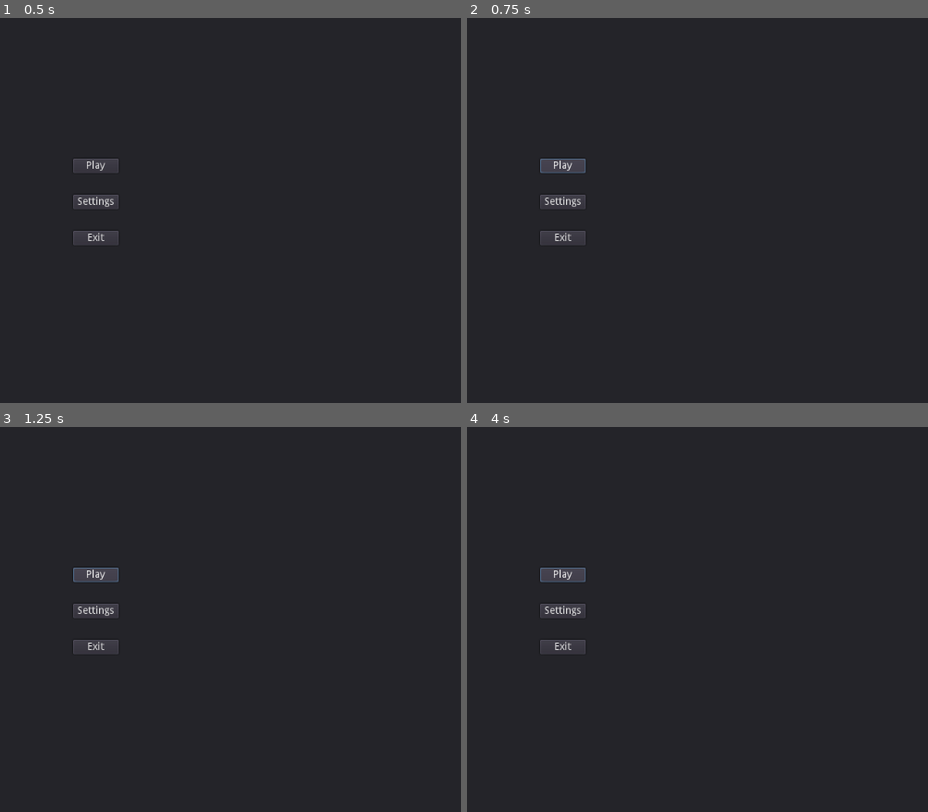
Above: before the commit, frames 1-4 (two rows, left to right).
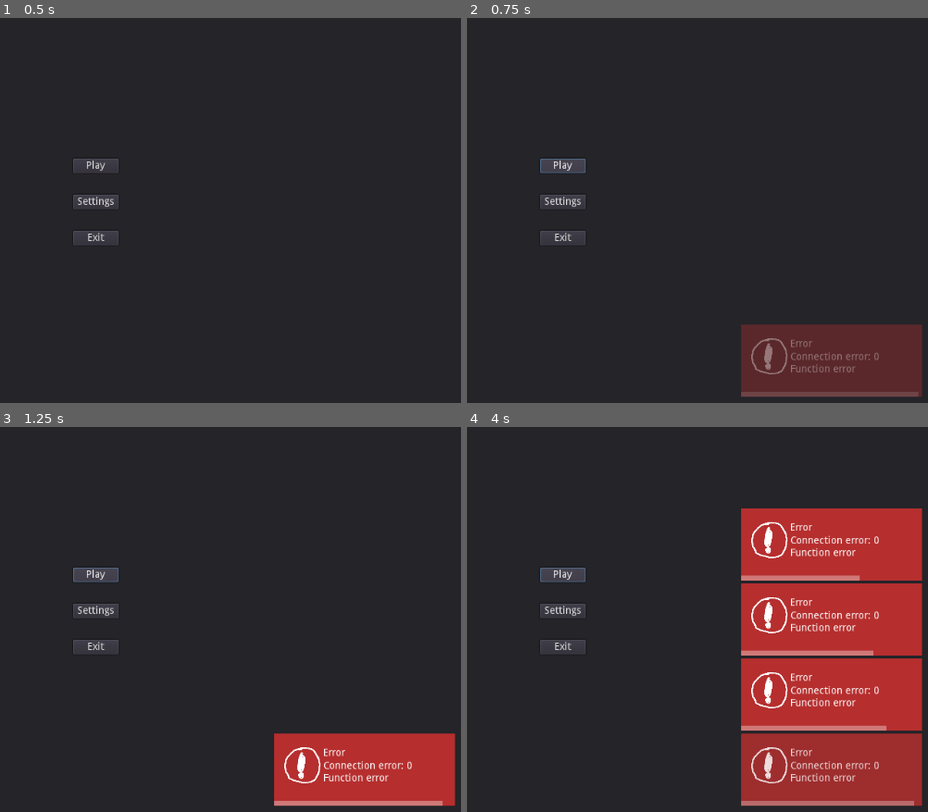
Above: after the commit, the same moments.

Repository: Brzusko/QuickHand
Game: Godot game, scene res://Scenes/Main_Menu.tscn
Same seed, same stepped clock (60 frames per second), same inputs: the game is played once before the commit and once after it. The project has no main scene, so this scene is started directly.
Inputs:
- Up to frame 1 (0.5 s): no input
- Up to frame 2 (0.75 s): click "Play" at 0.5 s
- Up to frame 3 (1.25 s): no input
- Up to frame 4 (4 s): click "Play" at 1.25 s; click "Play" at 2 s; tap Enter at 3.5 s

Frame 1 is identical in both runs. In frame 2, 7.4% of the frame differs, in the area x 59-99%, y 79-99%; in frame 3, 7.5%; in frame 4, 30%, in the area x 59-99%, y 21-99%.

Commit message:
test1

Diff:
--- a/Assets/Scripts/audio.gd
+++ b/Assets/Scripts/audio.gd
@@ -14,6 +14,8 @@
 	AudioServer.set_bus_volume_db(AudioServer.get_bus_index("SFX"), value)
 	SettingsSound.settings["sound"]["sfx_volume"] = value
 	SettingsSound.save_settings()
+	if get_parent().get_node("PopupPanel").visible == true:
+		get_node("AudioStreamPlayer").play()
 	pass # Replace with function body.
 
 func _on_ExitButton_pressed():
--- a/Assets/Scripts/notification.gd
+++ b/Assets/Scripts/notification.gd
@@ -1,7 +1,7 @@
 extends Node
 
 var notification_panel = load("res://Scenes/NotificationPanel.tscn")
-onready var box = get_node("VBoxContainer")
+onready var box = get_node("CanvasLayer/VBoxContainer")
 
 func show_notification(text, duration, notification_type):
 	if box.get_child_count() == 5:
--- a/Autoload/HTTP_Request.gd
+++ b/Autoload/HTTP_Request.gd
@@ -1,6 +1,7 @@
 extends Node2D
 
 var dict = {}
+var error_code
 signal request_complete(is_failed)
 signal function_complete(outputs)
 
@@ -71,10 +72,11 @@
 
 func get_server_list():
 	$HTTPRequest.request("http://52.169.226.95/servers/QuickHand",[],false,HTTPClient.METHOD_GET);
+	#$HTTPRequest.request("http://255.255.255.255/",[],false,HTTPClient.METHOD_GET);
 	if not yield(self, "request_complete"):
 		emit_signal("function_complete", dict.result)
 	else:
-		emit_signal("function_complete")
+		emit_signal("function_complete", error_code)
 
 func _on_HTTPRequest_request_completed(result, response_code, headers, body):
 	if response_code == 200:
@@ -86,7 +88,7 @@
 		#print("Write ",dict.result);
 		emit_signal("request_complete", false)
 	else:
-		print("Connection error: ",response_code)
+		error_code = "Connection error: "+str(response_code)
 		emit_signal("request_complete", true)
 
 func server_ping(ip,port):
--- a/Autoload/NotificationNode.tscn
+++ b/Autoload/NotificationNode.tscn
@@ -10,7 +10,9 @@
 "_edit_use_anchors_": false
 }
 
-[node name="VBoxContainer" type="VBoxContainer" parent="."]
+[node name="CanvasLayer" type="CanvasLayer" parent="."]
+
+[node name="VBoxContainer" type="VBoxContainer" parent="CanvasLayer"]
 margin_left = 757.98
 margin_top = 13.6326
 margin_right = 1007.98
--- a/Scenes/Main_Menu.gd
+++ b/Scenes/Main_Menu.gd
@@ -2,7 +2,8 @@
 
 
 func _on_Play_pressed():
-	#get_tree().change_scene("");
+	var test = load("res://Scenes/test3.tscn").instance()
+	get_node(".").add_child_below_node(get_node("PopupPanel"), test, true)
 	pass
 
 
--- a/Scenes/Main_Menu.tscn
+++ b/Scenes/Main_Menu.tscn
@@ -1,12 +1,14 @@
-[gd_scene load_steps=3 format=2]
+[gd_scene load_steps=4 format=2]
 
 [ext_resource path="res://Scenes/Main_Menu.gd" type="Script" id=1]
 [ext_resource path="res://Scenes/SoundSettings.tscn" type="PackedScene" id=2]
+[ext_resource path="res://Resources/Sounds/musik.wav" type="AudioStream" id=3]
 
 [node name="Main_Menu" type="Node"]
 script = ExtResource( 1 )
 
 [node name="MarginContainer" type="MarginContainer" parent="."]
+show_behind_parent = true
 anchor_right = 1.0
 anchor_bottom = 1.0
 __meta__ = {
@@ -58,7 +60,6 @@
 text = "Exit"
 
 [node name="PopupPanel" parent="." instance=ExtResource( 2 )]
-visible = false
 anchor_left = 0.5
 anchor_top = 0.5
 anchor_right = 0.5
@@ -67,6 +68,11 @@
 margin_top = -200.0
 margin_right = 125.0
 margin_bottom = 200.0
+
+[node name="AudioStreamPlayer" type="AudioStreamPlayer" parent="."]
+stream = ExtResource( 3 )
+autoplay = true
+bus = "Music"
 [connection signal="pressed" from="MarginContainer/VBoxContainer/VBoxContainer2/Play" to="." method="_on_Play_pressed"]
 [connection signal="pressed" from="MarginContainer/VBoxContainer/VBoxContainer2/Settings" to="." method="_on_Settings_pressed"]
 [connection signal="pressed" from="MarginContainer/VBoxContainer/VBoxContainer2/Exit" to="." method="_on_Exit_pressed"]
--- a/Scenes/NotificationPanel.tscn
+++ b/Scenes/NotificationPanel.tscn
@@ -23,6 +23,9 @@
 [node name="Panel" type="Panel" parent="."]
 margin_right = 250.0
 margin_bottom = 100.0
+__meta__ = {
+"_edit_use_anchors_": false
+}
 
 [node name="NotificationDuration" type="Timer" parent="."]
 wait_time = 5.0
--- a/Scenes/SoundSettings.tscn
+++ b/Scenes/SoundSettings.tscn
@@ -1,6 +1,7 @@
-[gd_scene load_steps=2 format=2]
+[gd_scene load_steps=3 format=2]
 
 [ext_resource path="res://Assets/Scripts/audio.gd" type="Script" id=1]
+[ext_resource path="res://Resources/Sounds/siup.wav" type="AudioStream" id=2]
 
 [node name="PopupPanel" type="PopupPanel"]
 margin_right = 250.0
@@ -85,6 +86,10 @@
 margin_bottom = 34.0
 min_value = -80.0
 max_value = 0.0
+
+[node name="AudioStreamPlayer" type="AudioStreamPlayer" parent="."]
+stream = ExtResource( 2 )
+bus = "SFX"
 [connection signal="pressed" from="MarginContainer/VSplitContainer2/ExitButton" to="." method="_on_ExitButton_pressed"]
 [connection signal="value_changed" from="MarginContainer/VSplitContainer2/MarginContainer2/VSplitContainer/VBoxContainer/MusicSlider" to="." method="_on_MusicSlider_value_changed"]
 [connection signal="value_changed" from="MarginContainer/VSplitContainer2/MarginContainer2/VSplitContainer/VBoxContainer2/SfxSlider" to="." method="_on_SfxSlider_value_changed"]
--- a/Scenes/test2.gd
+++ b/Scenes/test2.gd
@@ -14,4 +14,5 @@
 
 func _on_Success_pressed():
 	NotificationNode.show_notification("lol text", 2, Enum.SUCCESS)
+	get_node(".").print_tree_pretty()
 	pass # Replace with function body.
--- a/Scenes/test3.gd
+++ b/Scenes/test3.gd
@@ -3,9 +3,9 @@
 func _ready():
 	HTTP_Request.get_server_list()
 	var server_list = yield(HTTP_Request, "function_complete")
-	if server_list:
+	if typeof(server_list) == TYPE_DICTIONARY:
 		FileIo.write(server_list, "user://servers.json")
-		get_node("Label").text = server_list
+		NotificationNode.show_notification(JSON.print(server_list), 10, 2)
 	else:
-		get_node("Label").text = "Function error"
+		NotificationNode.show_notification(str(server_list)+"\n"+"Function error", 10, 0)
 		return
--- a/Scenes/test3.tscn
+++ b/Scenes/test3.tscn
@@ -4,12 +4,3 @@
 
 [node name="Node2D" type="Node2D"]
 script = ExtResource( 1 )
-
-[node name="Label" type="Label" parent="."]
-margin_left = 347.0
-margin_top = 167.0
-margin_right = 729.0
-margin_bottom = 384.0
-__meta__ = {
-"_edit_use_anchors_": false
-}
--- a/project.godot
+++ b/project.godot
@@ -22,9 +22,8 @@
 
 SettingsSound="*res://Autoload/settings_sound.gd"
 HTTP_Request="*res://Autoload/HTTP_Request.tscn"
-HTTP_Request_gd="*res://Autoload/HTTP_Request.gd"
+FileIo="*res://Autoload/file_io.gd"
 NotificationNode="*res://Autoload/NotificationNode.tscn"
-FileIo="*res://Autoload/file_io.gd"
 
 [rendering]
 
